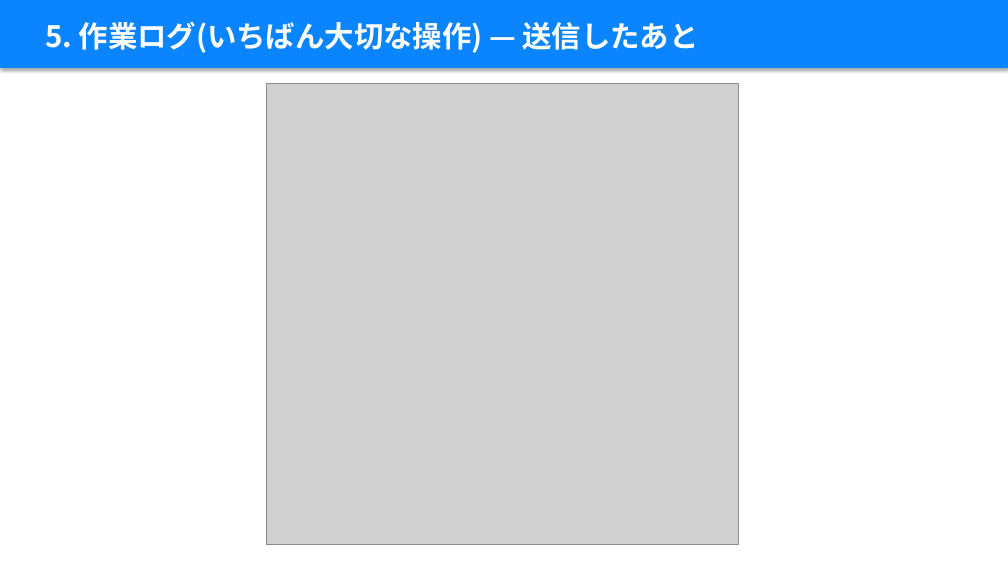
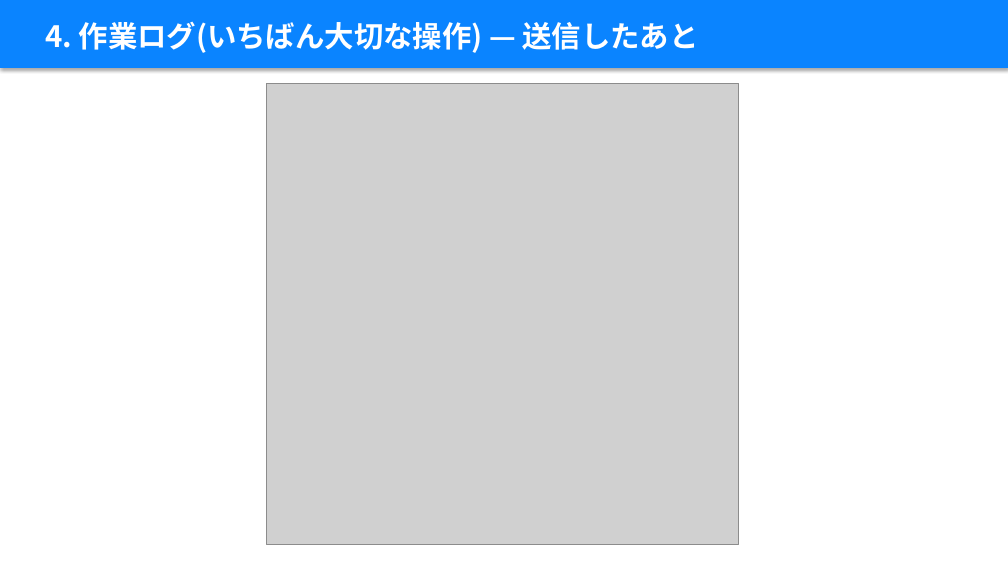
Before and after one commit to takky416-byte/sotsuken_pj_management, a slide deck: slide 13 of docs/manual/卒研PJ管理_説明資料_学生編.pptx (slide 16 before the commit). Drawn at 1008x567 pixels with LibreOffice and Linux fonts; fonts in the diff are those of the drawing; grey boxes stand for pictures. Boxes give left, top, right and bottom in pixels: in the first picture for what was removed or moved away, otherwise in the second. Text is boxed around its words. In the diff, an @@ line names an element or a change of style, - is before the commit and + after.

```diff
--- a/docs/manual/卒研PJ管理_説明資料_学生編.pptx
+++ b/docs/manual/卒研PJ管理_説明資料_学生編.pptx
@@ text at box(45, 21, 699, 53): text changed @@
-5. 作業ログ(いちばん大切な操作) — 送信したあと
+4. 作業ログ(いちばん大切な操作) — 送信したあと
```
Also in this commit, not shown: 21 other slides changed, 4 slides removed, 19 other files.
